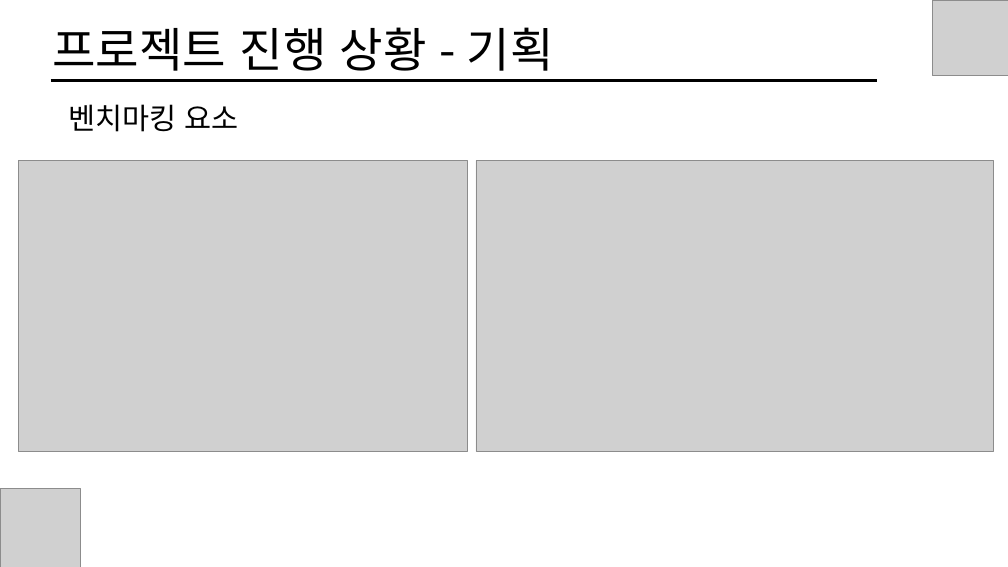
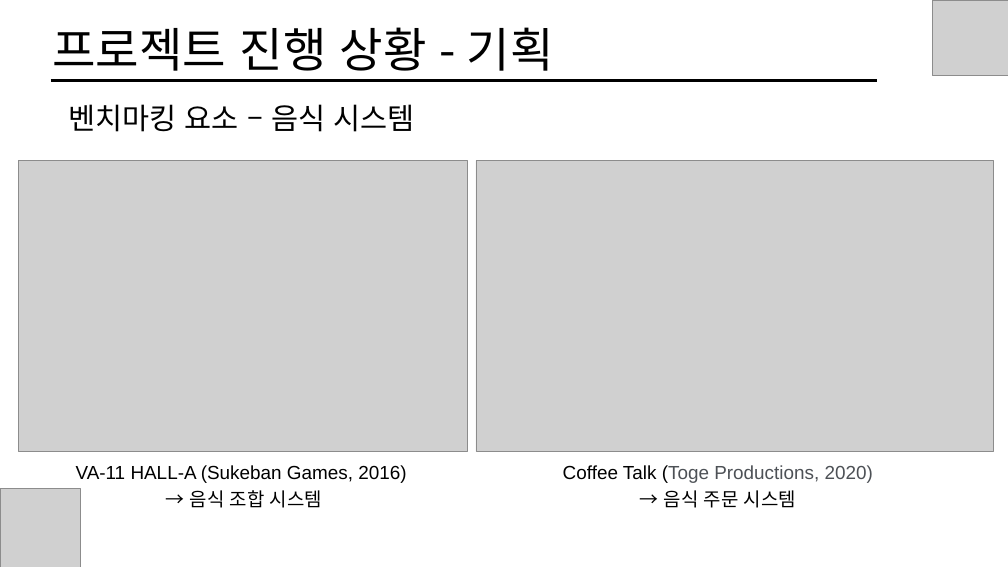
Before and after one commit to Mellow1213/Burgur4Rest, a slide deck: slide 9 of 소프트웨어전시회 발표/씨애랑_SW전시회.pptx. Drawn at 1008x567 pixels with LibreOffice and Linux fonts; fonts in the diff are those of the drawing; grey boxes stand for pictures. Boxes give left, top, right and bottom in pixels: in the first picture for what was removed or moved away, otherwise in the second. Text is boxed around its words. In the diff, an @@ line names an element or a change of style, - is before the commit and + after.

Commit message:
발표 자료 수정 07.22
벤치마킹 요소 수정

```diff
--- a/소프트웨어전시회 발표/씨애랑_SW전시회.pptx
+++ b/소프트웨어전시회 발표/씨애랑_SW전시회.pptx
@@ text at (69,104,414,132): text changed @@
-벤치마킹 요소
+벤치마킹 요소 – 음식 시스템
@@ text added at (76,465,406,508), 18 pt, text #000000 @@
+VA-11 HALL-A (Sukeban Games, 2016)
+→ 음식 조합 시스템
@@ text added at (563,465,873,508), 18 pt, text #4D5156 @@
+Coffee Talk (Toge Productions, 2020)
+→ 음식 주문 시스템
```
